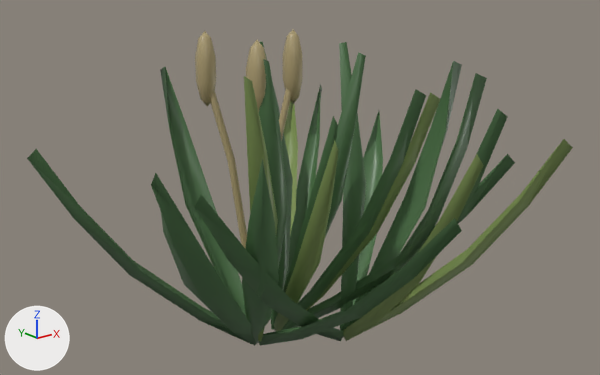
The glTF model assets/generated/grass_tuft_summer.glb: old version first, new version second.
Both versions are drawn from a 50 mm lens placed at (-1.679, -1.998, 1.368), pointed at (-0.1, -0.024, 0.578). Every picture has the same lights, and +X, +Y and +Z are marked at lower left. The first picture is the older version.

Objects in the first picture: 'grass_tuft_summer'.
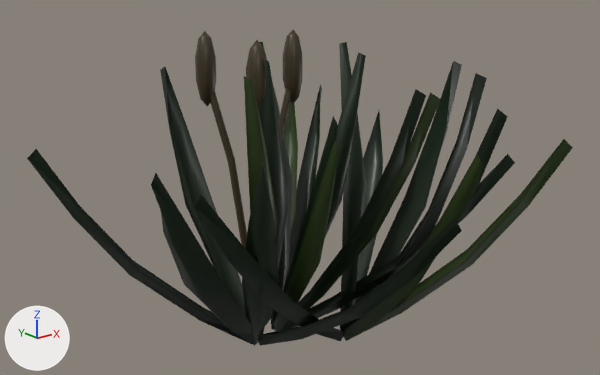
Where the change shows, as pixel boxes (x1, y1, x2, y2) in the pictures (600 x 375 px):
'grass_tuft_summer', surface changed (green to black): (27, 30, 573, 346) in both

The change in detail:
Picture 'GrassBlade_summer_Grass_|_seed_heads' (img_grassblade_summer_grass___seed_heads) is new.
Picture 'GrassBlade_summer_Grass_|_deep_blades' (img_grassblade_summer_grass___deep_blades) is new.
Picture 'GrassBlade_summer_Grass_|_sunlit_blades' (img_grassblade_summer_grass___sunlit_blades) is new.
In material 'Grass | sunlit blades | summer' (mat_grass___sunlit_blades___summer), base_color is no longer (0.22, 0.31, 0.095), green #819757.
In material 'Grass | sunlit blades | summer' (mat_grass___sunlit_blades___summer), texture is now set to img_grassblade_summer_grass___sunlit_blades.
In material 'Grass | deep blades | summer' (mat_grass___deep_blades___summer), base_color is no longer (0.075, 0.17, 0.065), dark green #4d7348.
In material 'Grass | deep blades | summer' (mat_grass___deep_blades___summer), texture is now set to img_grassblade_summer_grass___deep_blades.
In material 'Grass | seed heads | summer' (mat_grass___seed_heads___summer), base_color is no longer (0.42, 0.34, 0.17), beige #ad9e73.
In material 'Grass | seed heads | summer' (mat_grass___seed_heads___summer), texture is now set to img_grassblade_summer_grass___seed_heads.
